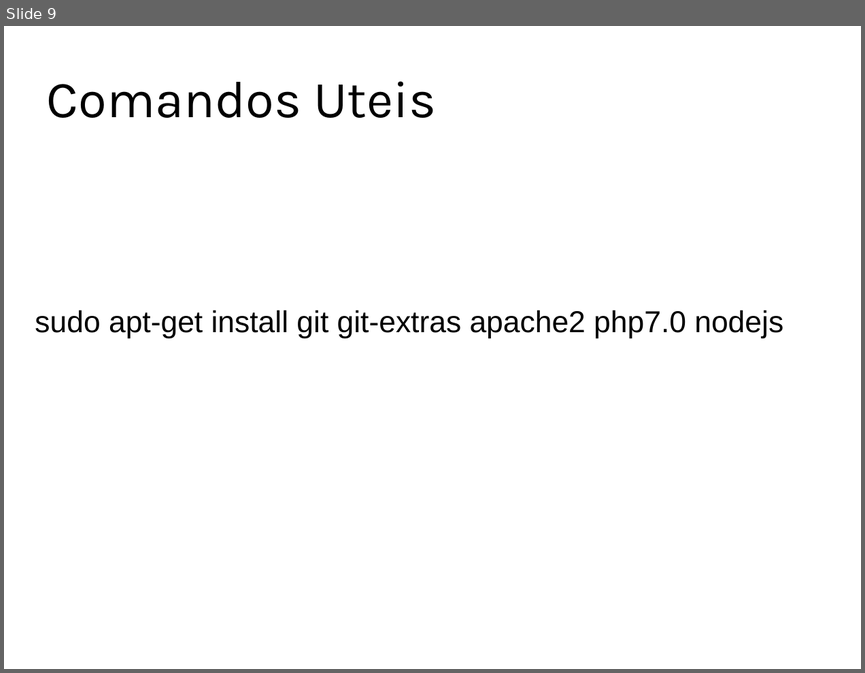
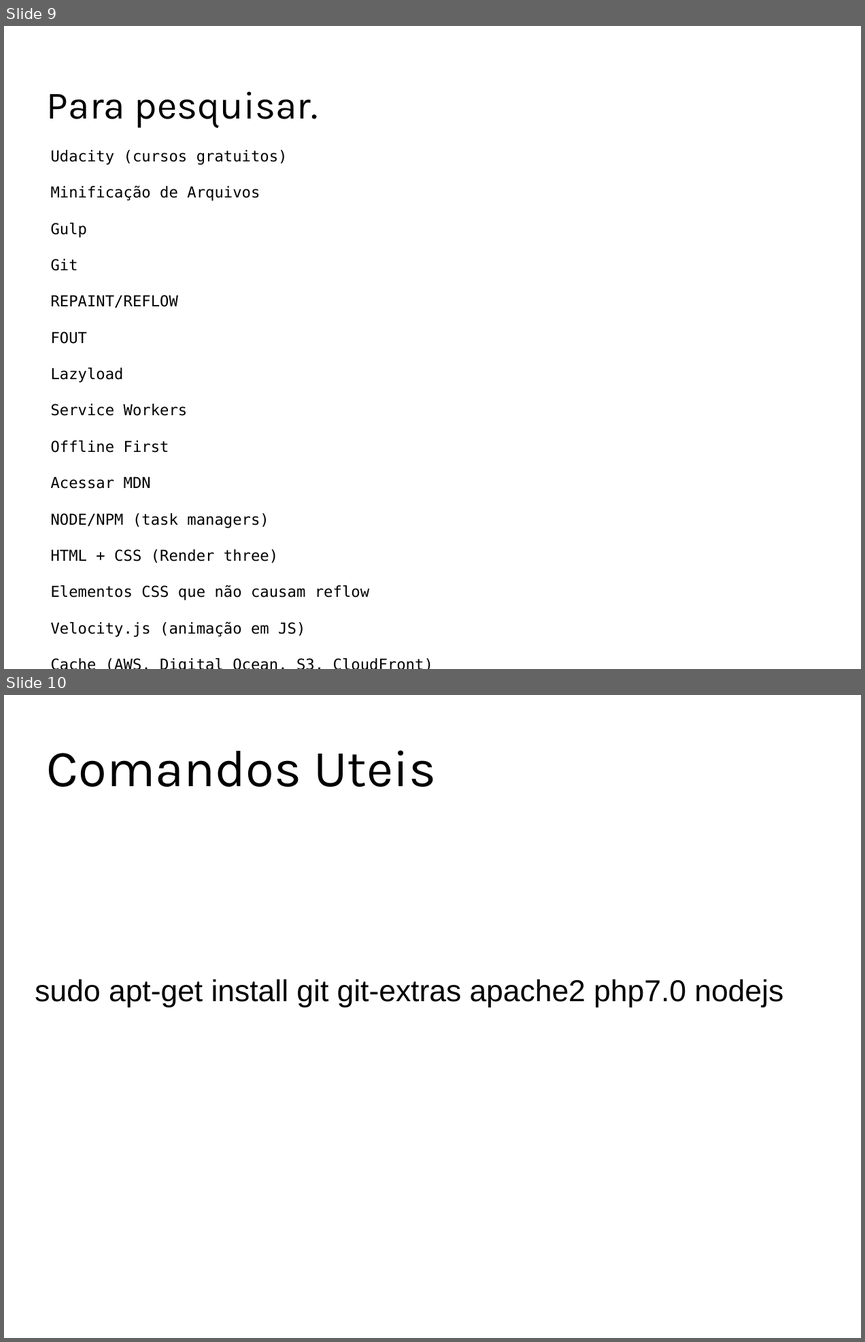
Before and after one commit to LuisKrotz/performance-presentation, a slide deck: presentation/Web-Perf-Presentation.odp. Shown one above the other, each under a label of ours: slide 9 before the commit, slides 9 and 10 after it. The pictures are 865x673 and 865x1342 pixels, drawn with LibreOffice and Linux fonts; fonts in the diff are those of the drawing; background and template pictures are left out. Boxes give left, top, right and bottom in pixels: in the first picture for what was removed or moved away, otherwise in the second. Text is boxed around its words. In the diff, an @@ line names an element or a change of style, - is before the commit and + after.

Commit message:
PRESENTATION: search terms update

```diff
--- a/presentation/Web-Perf-Presentation.odp
+++ b/presentation/Web-Perf-Presentation.odp
@@ slide 9 added at bbox=[4, 26, 861, 669], background #FFFFFF @@
@@ title added at bbox=[47, 91, 318, 128], 36 pt, text #000000 @@
+Para pesquisar.
@@ text added at bbox=[51, 150, 369, 637], 14 pt, text #000000 @@
+Udacity (cursos gratuitos)
+Minificação de Arquivos
+Gulp
+Git
+REPAINT/REFLOW
+FOUT
+Lazyload
+Service Workers
+Offline First
+Acessar MDN
+NODE/NPM (task managers)
+HTML + CSS (Render three)
+Elementos CSS que não causam reflow
+Velocity.js (animação em JS)
+Cache (AWS, Digital Ocean, S3, CloudFront)
@@ what was slide 9 is now slide 10 @@
```
Also in this commit, not shown: 1 other file.
